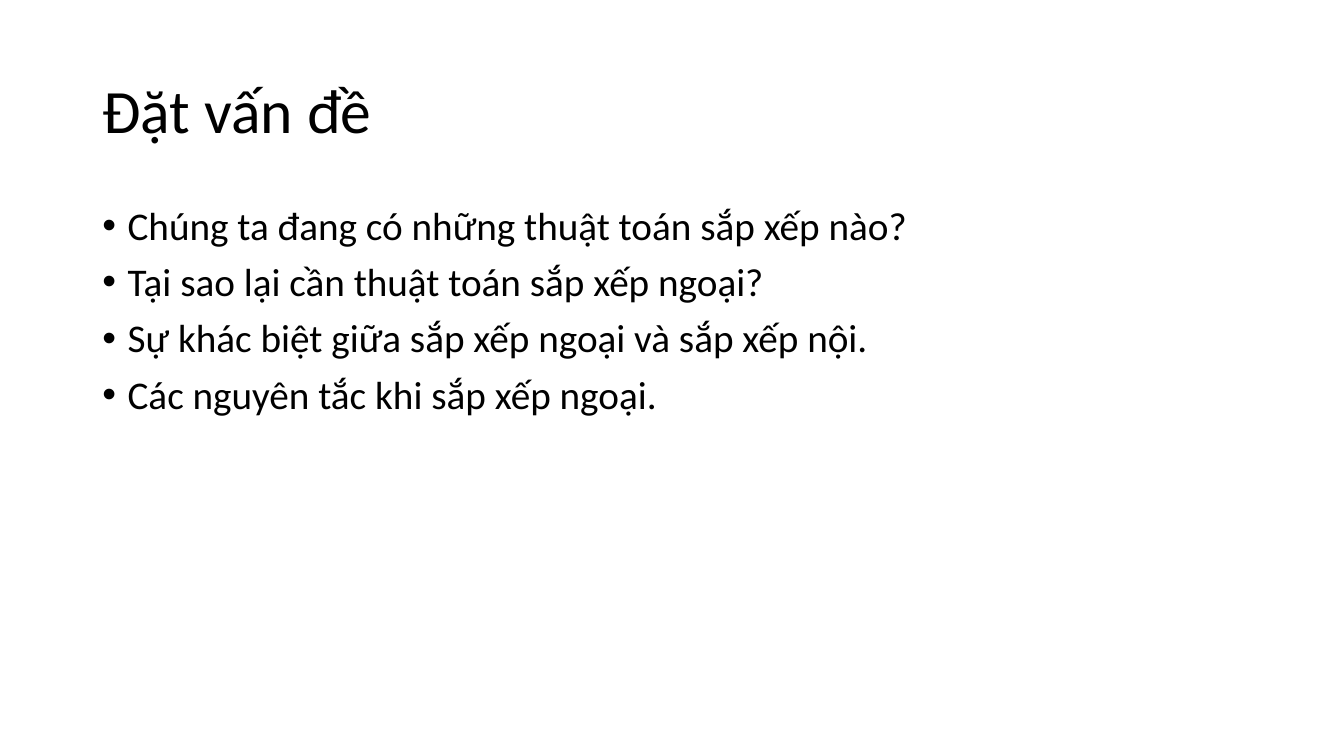
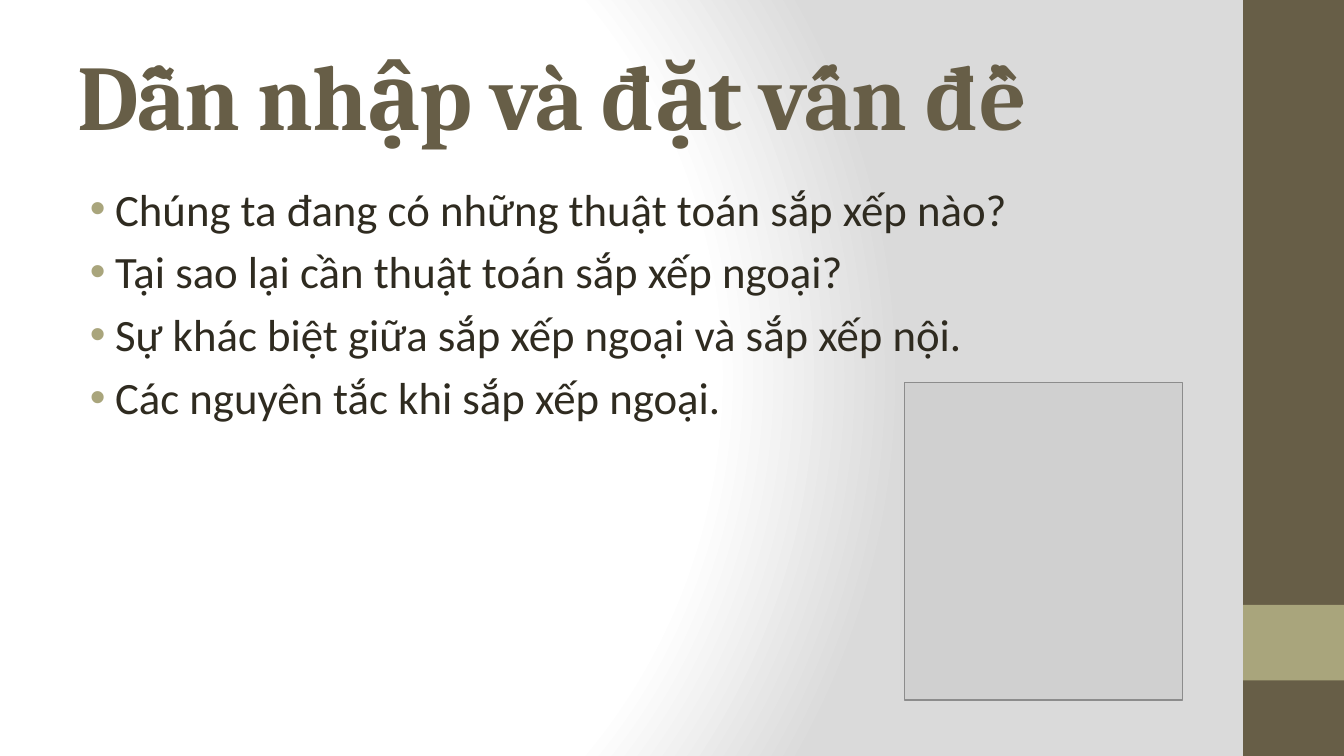
Before and after one commit to unicorn-vn/cs523-o11-team-12, a slide deck: slide 2 of slide/Sắp xếp ngoại (External Sort).pptx. Drawn at 1344x756 pixels with LibreOffice and Linux fonts; fonts in the diff are those of the drawing; grey boxes stand for pictures. Boxes give left, top, right and bottom in pixels: in the first picture for what was removed or moved away, otherwise in the second. Text is boxed around its words. In the diff, an @@ line names an element or a change of style, - is before the commit and + after.

```diff
--- a/slide/Sắp xếp ngoại (External Sort).pptx
+++ b/slide/Sắp xếp ngoại (External Sort).pptx
@@ background #FFFFFF to gradient #FFFFFF to #DADADA @@
@@ rectangle added at <box>1243,0,1344,756</box>, fill #675E47 @@
@@ title at <box>490,64,1008,131</box>: text changed; size 44 to 66 pt; font Calibri to Cambria; text colour #000000 to #675E47; bold on @@
-Đặt vấn đề
+Dẫn nhập và đặt vấn đề
@@ text "Chúng ta đang có những ...": place and size @@
-text "Chúng ta đang có những ..." at <box>128,208,907,416</box>
+text "Chúng ta đang có những ..." at <box>115,190,1006,422</box>
@@ text "Chúng ta đang có những ..." at <box>115,190,1006,422</box>: size 28 to 32 pt, text colour #000000 to #2F2B20; indent changed; line spacing 0.9 to 1; less space between paragraphs @@
@@ picture added at <box>904,383,1182,701</box> @@
@@ rectangle added at <box>1243,605,1344,681</box>, fill #A9A57C @@
```
Also in this commit, not shown: 7 other slides changed, 4 slides added, 2 slides removed.
